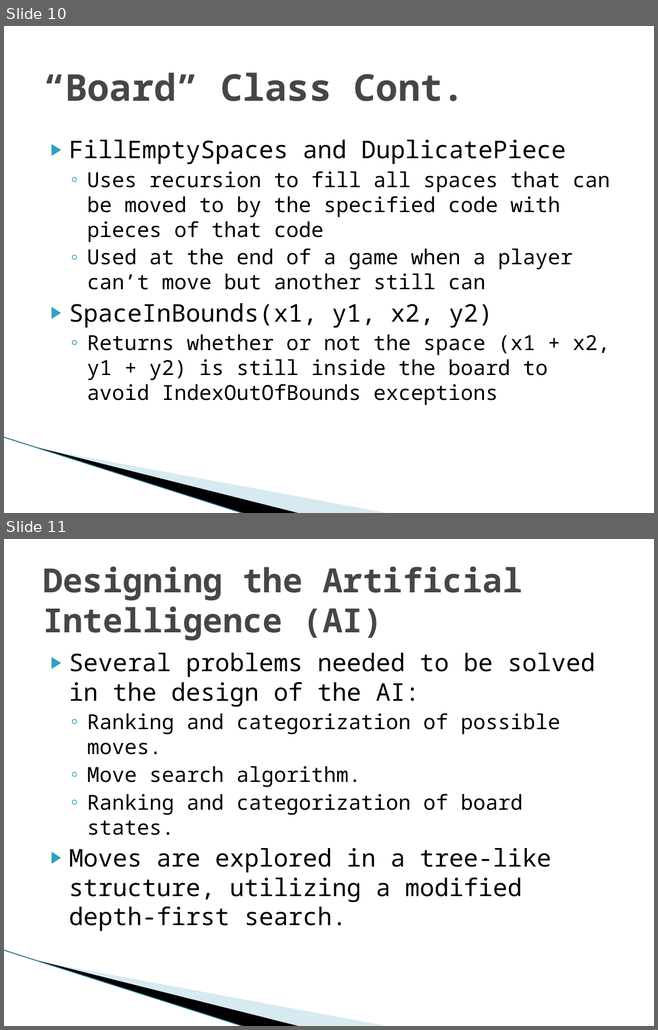
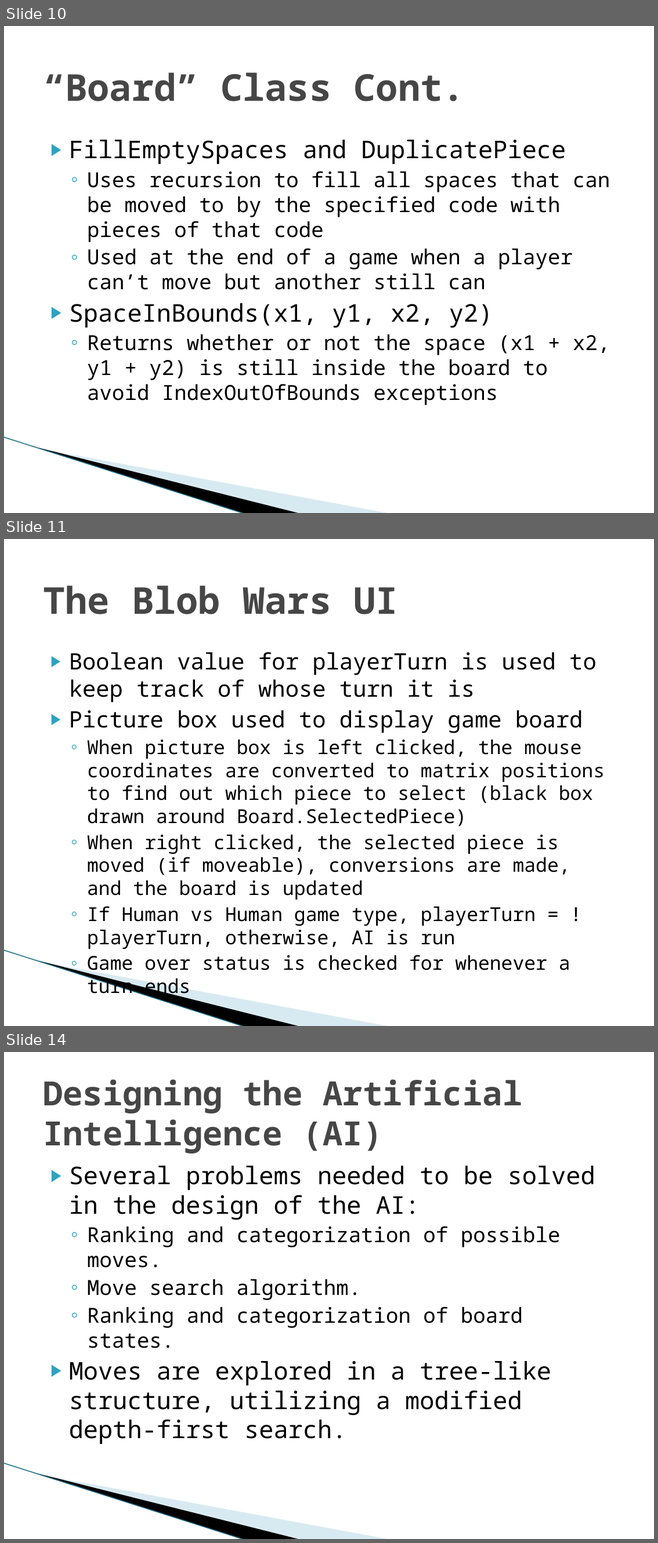
Before and after one commit to TadCordle/Senior-Project, a slide deck: Game Theory and Artificial Intelligence Design.pptx. Shown one above the other, each under a label of ours: slides 10 and 11 before the commit, slides 10, 11 and 14 after it; the slides between them are not shown. The pictures are 658x1030 and 658x1543 pixels, drawn with LibreOffice and Linux fonts; fonts in the diff are those of the drawing; background and template pictures are left out. Boxes give left, top, right and bottom in pixels: in the first picture for what was removed or moved away, otherwise in the second. Text is boxed around its words. In the diff, an @@ line names an element or a change of style, - is before the commit and + after.

```diff
--- a/Game Theory and Artificial Intelligence Design.pptx
+++ b/Game Theory and Artificial Intelligence Design.pptx
@@ slide 11 added at (4, 539, 654, 1026), background #FFFFFF; not listed: 3 template elements that a slide beside it also shows @@
@@ title added at (43, 585, 398, 614), 41 pt, text #464646, bold @@
+The Blob Wars UI
@@ text added at (69, 652, 604, 976), 21.3 pt, text #000000 @@
+▶ Boolean value for playerTurn is used to keep track of whose turn it is
+▶ Picture box used to display game board
+  ◦ When picture box is left clicked, the mouse coordinates are converted to matrix positions to find out which piece to select (black box drawn around Board.SelectedPiece)
+  ◦ When right clicked, the selected piece is moved (if moveable), conversions are made, and the board is updated
+  ◦ If Human vs Human game type, playerTurn = !playerTurn, otherwise, AI is run
+  ◦ Game over status is checked for whenever a turn ends
@@ what was slide 11 is now slide 14 @@
```
Also in this commit, not shown: 6 slides changed, 16 other slides added.
